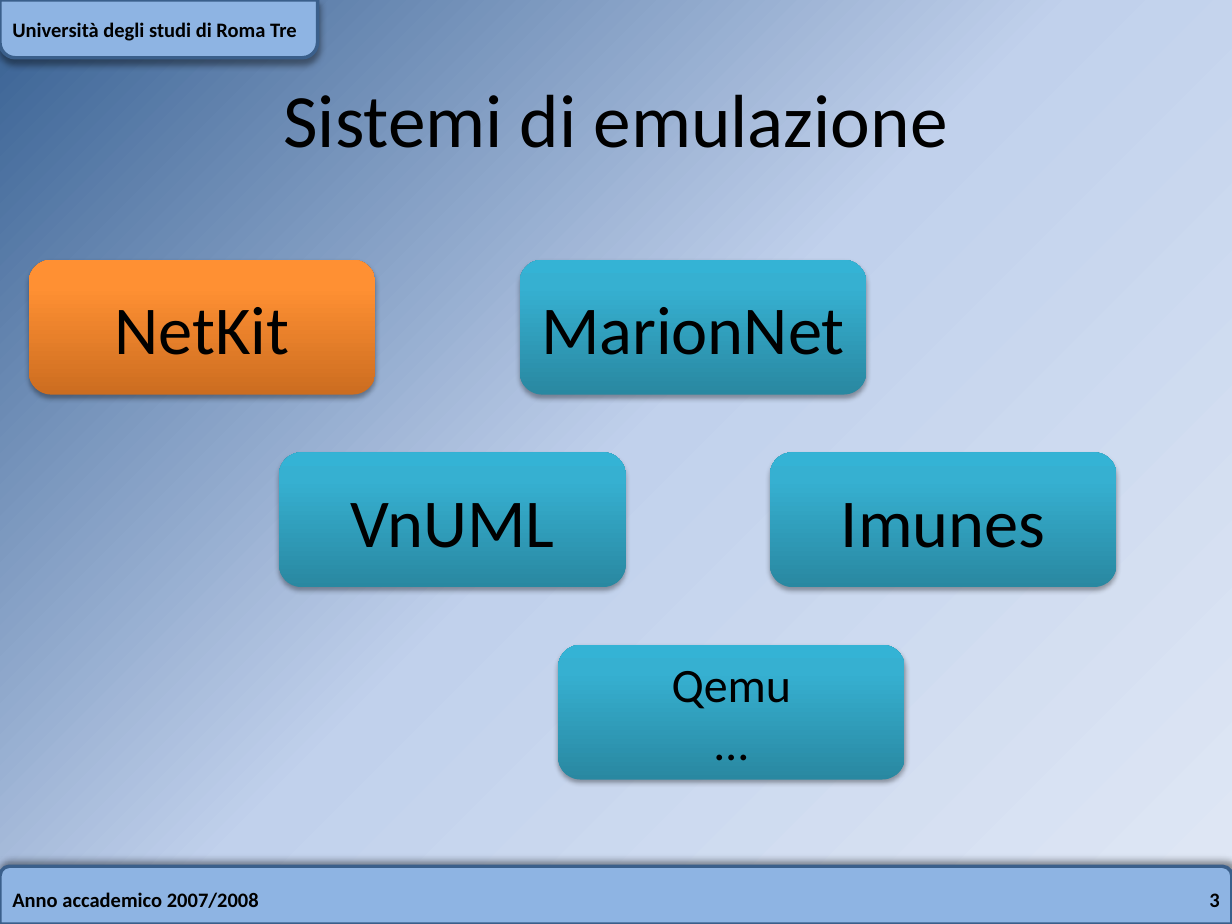
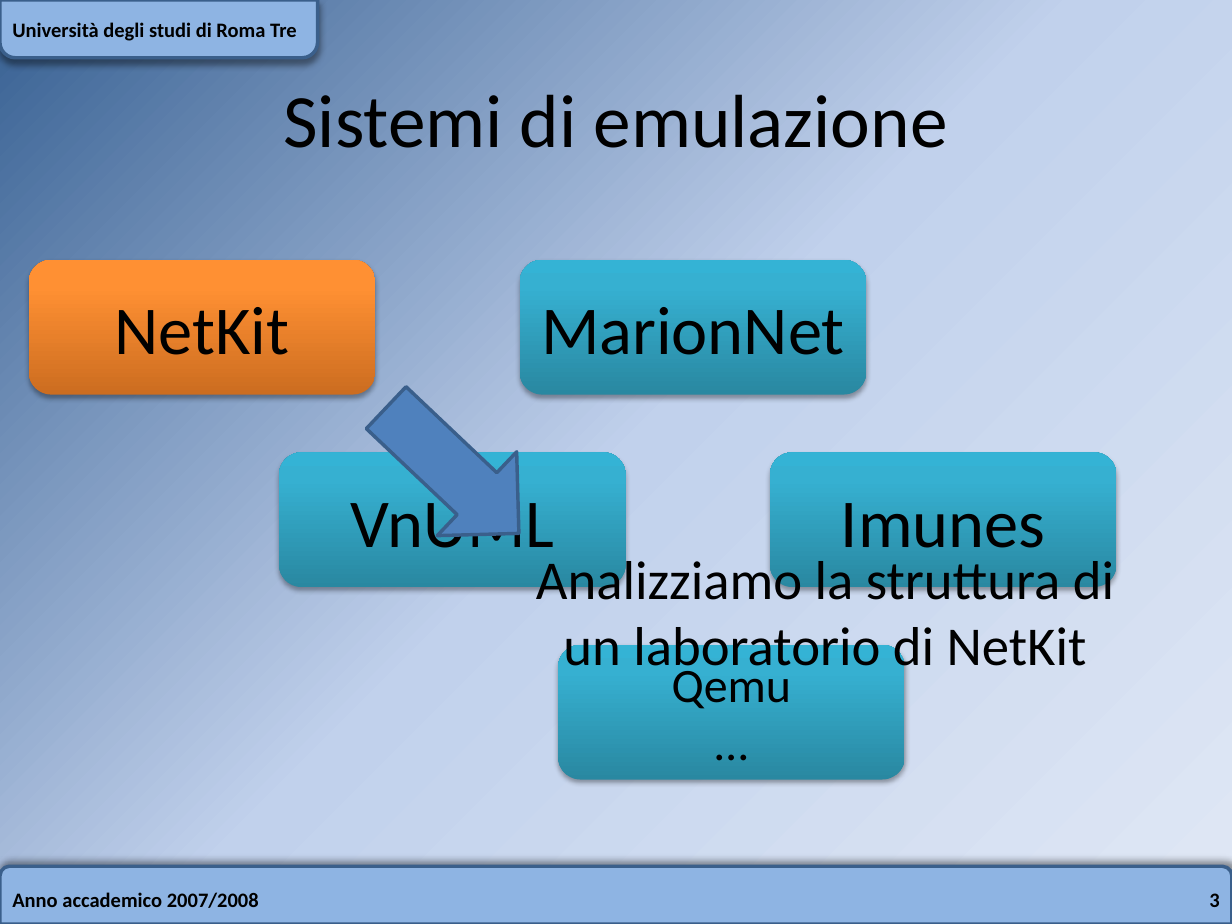
Before and after one commit to slux83/visual-netkit, a slide deck: slide 3 of thesis_adf/presentazione_tesi/presentazione.pptx. Drawn at 1232x924 pixels with LibreOffice and Linux fonts; fonts in the diff are those of the drawing. Boxes give left, top, right and bottom in pixels: in the first picture for what was removed or moved away, otherwise in the second. Text is boxed around its words. In the diff, an @@ line names an element or a change of style, - is before the commit and + after.

Commit message:
slides

```diff
--- a/thesis_adf/presentazione_tesi/presentazione.pptx
+++ b/thesis_adf/presentazione_tesi/presentazione.pptx
@@ right arrow added at (x1=346, y1=366, x2=558, y2=575), fill #4F81BD, outline #3A5F8C 2 pt @@
@@ text added at (x1=536, y1=554, x2=1114, y2=678), 32 pt, text #000000 @@
+Analizziamo la struttura di
+un laboratorio di NetKit
```
Also in this commit, not shown: 1 other slide changed, 6 slides added.
